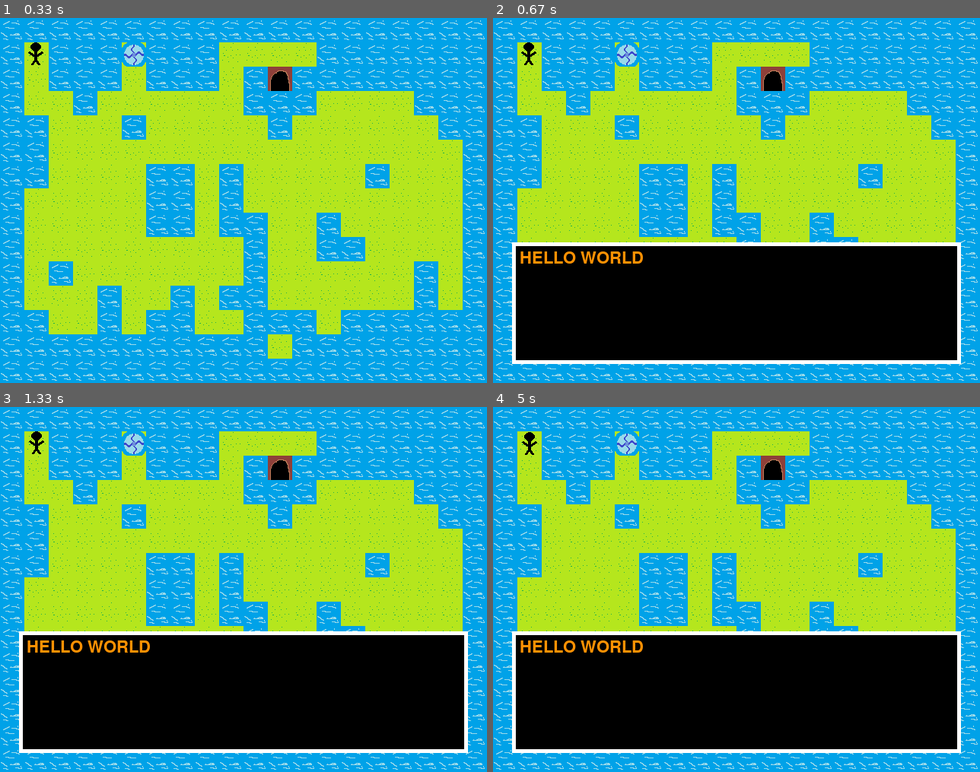
Above: before the commit, frames 1-4 (two rows, left to right).
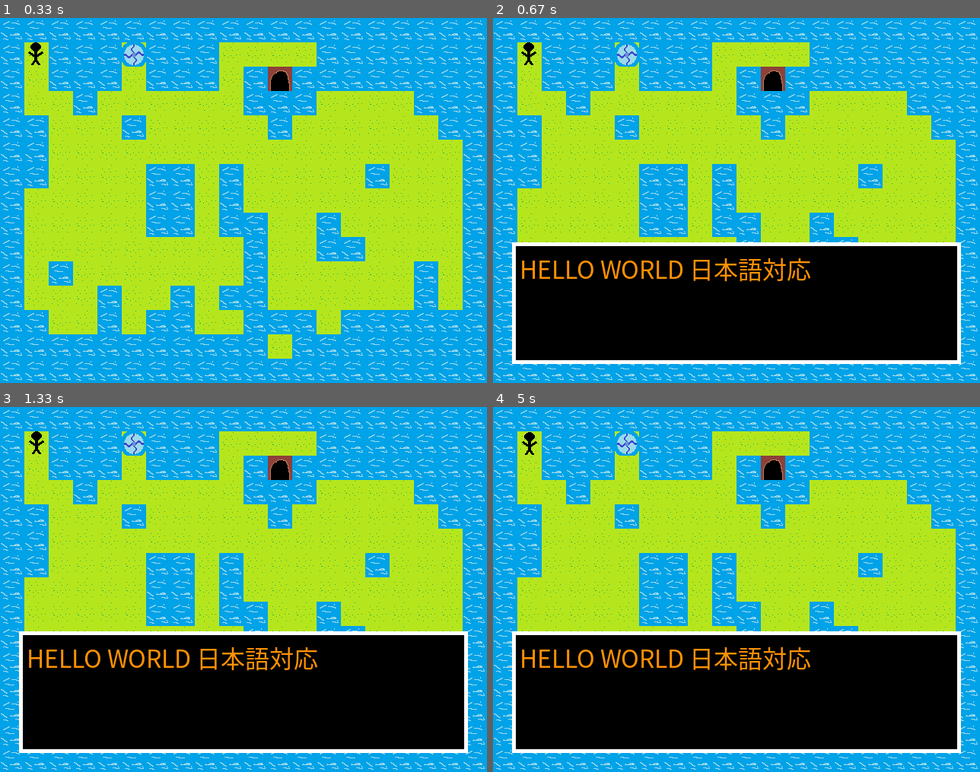
Above: after the commit, the same moments.

Repository: YahiroRyo/iot_game
Game: pygame game, started from main.py
Two runs of this game, one before a commit and one after it. Both use one fixed random seed, a clock stepped at 60 frames per second and the inputs below.
Inputs:
- Up to frame 1 (0.33 s): no input
- Up to frame 2 (0.67 s): hold M from 0.33 s (still down); hold Right from 0.33 s (still down)
- Up to frame 3 (1.33 s): release M at 0.8 s; release Right at 0.8 s; hold Right 0.83-1.3 s
- Up to frame 4 (5 s): hold Up 1.33-1.8 s; hold Left 2.33-2.87 s; hold Down 2.9-3.2 s; hold Right 4.07-4.7 s; hold Down from 4.73 s (still down)

Frame 1 is identical in both runs. In frame 2, 1.6% of the frame differs, in the area x 5-66%, y 63-73%; in frame 3, 1.6%; in frame 4, 1.6%.

Commit message:
メッセージウィンドを日本語対応

Diff:
--- a/scene.py
+++ b/scene.py
@@ -64,5 +64,5 @@
                         pygame.quit()
                         sys.exit()
                     if event.key == K_m:
-                        message = Message("HELLO WORLD")
+                        message = Message("HELLO WORLD 日本語対応")
                         self._messages.append(message)
--- a/window.py
+++ b/window.py
@@ -17,6 +17,6 @@
         self._y = y
 
     def _draw_str(self, screen: Surface, string: str, color = color.ORANGE, font_size: int = 32):
-        font = pygame.font.SysFont(None, font_size)
+        font = pygame.font.SysFont("meiryo", font_size)
         text = font.render(string, True, color)
         screen.blit(text, (self._x + 10, self._y + 10))
